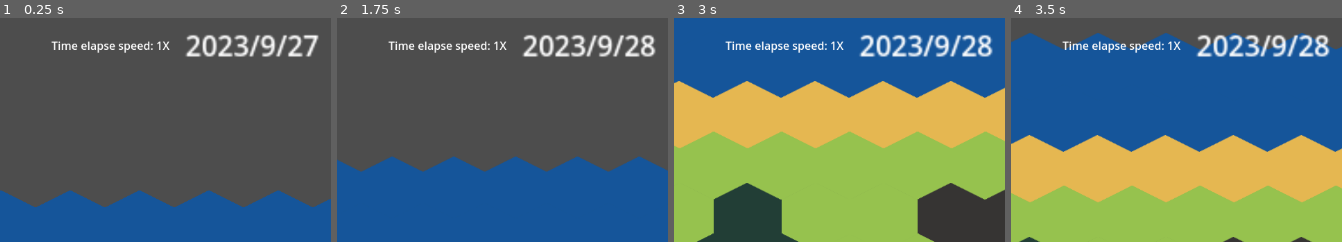
Above: before the commit, frames 1-4 (left to right).
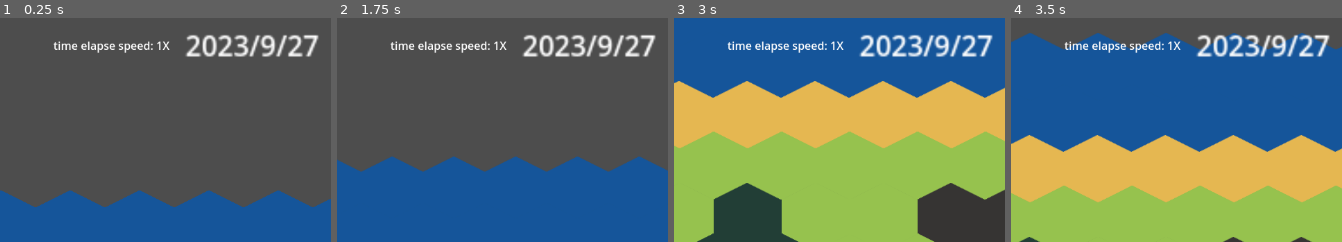
Above: after the commit, the same moments.

Repository: Z-Puyu/project-archaetech
Game: Godot game, scene res://common/world.tscn
Two runs of this game, one before a commit and one after it. Both use one fixed random seed, a clock stepped at 60 frames per second and the inputs below. Before the commit the project has no main scene; this scene is started directly in both runs.
Inputs (mouse positions are % of the whole screen's width and height, from its top left):
- Up to frame 1 (0.25 s): no input
- Up to frame 2 (1.75 s): tap Enter at 0.5 s; move the mouse to (66, 45) at 0.52 s; hold Right (ui_right) 0.53-1.28 s; hold Left (ui_arrow_key) 0.53-1.28 s; click (66, 45) at 0.67 s; tap Space (ui_select) at 0.77, 1.07, 1.25, 1.52 s; tap Mouse wheel down (wheel_down) at 0.8, 1.35 s; move the mouse to (16, 55) at 1.27 s; hold Down (ui_down) from 1.28 s (still down); click (16, 55) at 1.42 s; tap Mouse wheel up (wheel_up) at 1.55 s
- Up to frame 3 (3 s): tap Space (ui_select) at 1.82 s; move the mouse to (52, 28) at 2.02 s; release Down (ui_down) at 2.03 s; hold Right (ui_right) 2.03-2.78 s; hold Mouse wheel up (wheel_up) 2.03-2.78 s; click (52, 28) at 2.17 s; tap Shift at 2.3, 2.85 s; move the mouse to (34, 70) at 2.77 s; hold Up (ui_up) from 2.78 s (still down); click (34, 70) at 2.92 s
- Up to frame 4 (3.5 s): keep holding Up (ui_up); tap Space (ui_select) at 3.02, 3.05, 3.32 s
The pictures show only the part of the screen within x 50-100%, y 0-50%; the shares and areas given below are measured in that part.

The runs differ from the first frame. In frame 1, less than 0.1% of the frame differs, in the area x 15-40%, y 10-16%; in frame 2, 0.4%; in frame 3, 0.4%, in the area x 15-97%, y 7-18%; in frame 4, 0.4%.
Error before the commit: Invalid assignment of property or key 'msg' with value of type 'String' on a base object of type 'Label'. (res://scripts/map/Map.gd:38)
Error after the commit: Invalid assignment of property or key 't_speed' with value of type 'int' on a base object of type 'null instance'. (res://common/WorldTimer.gd:20)

Commit message:
Revamp folder struture

Diff:
--- /dev/null
+++ b/common/MainCamera.gd
@@ -0,0 +1,48 @@
+extends Camera2D
+
+@export var speed: float = 500.0;
+@export var zoom_speed: float = 10.0;
+@export var zoom_margin: float = 0.1;
+@export var zoom_min: float = 0.25;
+@export var zoom_max: float = 3.0;
+var v_x: float = 0.0;
+var v_y: float = 0.0;
+var cursor_pos: Vector2 = Vector2();
+var zoom_factor: float = 1.0;
+
+func _ready():
+	pass
+
+func _process(delta: float):
+	var input_x: int = 0;
+	var input_y: int = 0;
+
+	if not Input.is_key_pressed(KEY_SHIFT) and Input.is_action_pressed("ui_arrow_key"):
+		input_x = int(Input.is_action_pressed("ui_right")) - \
+				  int(Input.is_action_pressed("ui_left"));
+		input_y = int(Input.is_action_pressed("ui_down")) - \
+				  int(Input.is_action_pressed("ui_up"));
+	else:
+		var x_diff: int = (self.cursor_pos.x - self.position.x) as int;
+		var y_diff: int = (self.cursor_pos.y - self.position.y) as int;
+		input_x = (int(x_diff > 300) - int(x_diff < -300)) * (absf(x_diff) / 300.0);
+		input_y = (int(y_diff > 200) - int(y_diff < -200)) * (absf(y_diff) / 300.0);
+
+	self.v_x = lerp(self.v_x, input_x * self.speed, 0.025);
+	self.v_y = lerp(self.v_y, input_y * self.speed, 0.025);
+	self.position.x += self.v_x * delta;
+	self.position.y += self.v_y * delta;
+
+func _input(event: InputEvent):
+	if event is InputEventMouseButton:
+		if event.is_action_pressed("wheel_up"):
+			self.zoom.x *= (1 + 0.01 * self.zoom_speed);
+			self.zoom.y *= (1 + 0.01 * self.zoom_speed);
+		elif event.is_action_pressed("wheel_down"):
+			self.zoom.x *= (1 - 0.01 * self.zoom_speed);
+			self.zoom.y *= (1 - 0.01 * self.zoom_speed);
+		self.zoom.x = clamp(self.zoom.x, self.zoom_min, self.zoom_max);
+		self.zoom.y = clamp(self.zoom.y, self.zoom_min, self.zoom_max);
+
+	if event is InputEventMouseMotion:
+		self.cursor_pos = self.get_global_mouse_position();
--- /dev/null
+++ b/common/Map.gd
@@ -0,0 +1,38 @@
+extends TileMap
+
+const MAIN_LAYER: int = 0;
+const MAIN_ATLAS: int = 0;
+enum TILE_TYPE {PLAIN, OCEAN, FOREST, DESERT, MOUNTAIN};
+
+@onready var debugger: Label = $"../UILayer/ForDebug";
+
+# Called when the node enters the scene tree for the first time.
+func _ready():
+	pass # Replace with function body.
+
+# Called every frame. 'delta' is the elapsed time since the previous frame.
+func _process(delta):
+	pass
+
+func _input(event: InputEvent):
+	if event is InputEventMouse:
+		if event.is_pressed() and event.button_index == MOUSE_BUTTON_LEFT:
+			var global_cursor_pos: Vector2 = self.make_input_local(event).position;
+			var local_selection: Vector2 = self.local_to_map(global_cursor_pos);
+			var atlas_coords: Vector2i = self.get_cell_atlas_coords(MAIN_LAYER, local_selection);
+			var tile_type: int = atlas_coords[0];
+			var f_str: String = "{pos} is ".format({"pos": local_selection});
+			match tile_type:
+				TILE_TYPE.PLAIN:
+					f_str += "a plain.";
+				TILE_TYPE.OCEAN:
+					f_str += "an ocean.";
+				TILE_TYPE.FOREST:
+					f_str += "a forest.";
+				TILE_TYPE.DESERT:
+					f_str += "a desert.";
+				TILE_TYPE.MOUNTAIN:
+					f_str += "a mountain.";
+				_:
+					f_str += "a plain.";
+			print(f_str);
--- /dev/null
+++ b/common/World.gd
@@ -0,0 +1,18 @@
+extends Node2D
+
+@onready var map: TileMap = $Map;
+@onready var calender: Label = $UILayer/Calendar;
+# Called when the node enters the scene tree for the first time.
+func _ready():
+	pass # Replace with function body.
+
+
+# Called every frame. 'delta' is the elapsed time since the previous frame.
+func _process(delta):
+	pass
+
+func next_turn() -> void:
+	pass
+
+func _on_world_timer_timeout() -> void:
+	self.next_turn();
--- /dev/null
+++ b/common/WorldTimer.gd
@@ -0,0 +1,32 @@
+extends Timer
+
+var config: Dictionary = {};
+var speed_level: int = 1;
+@onready var debugger: Label = $"../UILayer/ForDebug";
+
+func _ready() -> void:
+	var config = FileAccess.open("res://assets/game-data/GlobalTimerConfig.json", FileAccess.READ);
+	self.config = JSON.parse_string(config.get_as_text());
+	self.speed_level = 1;
+	self.start(self.config["time_elapse_1"]["value"]);
+
+func _process(delta):
+	pass
+
+func _input(event) -> void:
+	if event is InputEventKey:
+		if Input.is_action_just_pressed("ui_select"):
+			self.paused = not self.paused;
+			debugger.t_speed = 0 if self.paused else self.speed_level;
+			print("Paused" if self.paused else "Un-paused");
+		if Input.is_key_pressed(KEY_SHIFT):
+			if Input.is_action_pressed("ui_up"):
+				self.speed_level = clamp(speed_level + 1, 1, 5);
+				self.wait_time = self.config[str("time_elapse_", self.speed_level)]["value"];
+				debugger.t_speed = self.speed_level;
+				print("Speed up to %s" % self.wait_time);
+			if Input.is_action_pressed("ui_down"):
+				self.speed_level = clamp(speed_level - 1, 1, 5);
+				self.wait_time = self.config[str("time_elapse_", self.speed_level)]["value"];
+				debugger.t_speed = self.speed_level;
+				print("Speed down");
--- /dev/null
+++ b/common/resources/InventoryManager.gd
@@ -0,0 +1,11 @@
+extends Node
+
+class_name InventoryManager
+
+@export var resources: Dictionary = {}
+
+func add(type: Resource, qty: float):
+	if self.resources.has(type):
+		self.resources[type] += qty
+	else:
+		self.resources[type] = qty
--- /dev/null
+++ b/common/resources/InventoryManager.tscn
@@ -0,0 +1,6 @@
+[gd_scene load_steps=2 format=3 uid="uid://bvan6cwfekfwv"]
+
+[ext_resource type="Script" path="res://common/resources/InventoryManager.gd" id="1_q044r"]
+
+[node name="InventoryManager" type="Node"]
+script = ExtResource("1_q044r")
--- a/common/world.tscn
+++ b/common/world.tscn
@@ -1,13 +1,11 @@
-[gd_scene load_steps=11 format=3 uid="uid://dgyp3l4utsj7s"]
+[gd_scene load_steps=9 format=3 uid="uid://dgyp3l4utsj7s"]
 
-[ext_resource type="Script" path="res://scripts/map/Map.gd" id="1_3x27s"]
+[ext_resource type="Script" path="res://common/Map.gd" id="1_3x27s"]
 [ext_resource type="Texture2D" uid="uid://csdm1hirudqb4" path="res://gfx/map-objects/tiles.png" id="1_8u1nl"]
-[ext_resource type="Script" path="res://scripts/common/World.gd" id="1_ihkiw"]
-[ext_resource type="Script" path="res://scripts/map/MainCamera.gd" id="3_iewd5"]
-[ext_resource type="Script" path="res://scripts/common/UI.gd" id="5_8m631"]
-[ext_resource type="Script" path="res://scripts/common/Calendar.gd" id="6_d6dak"]
-[ext_resource type="Script" path="res://scripts/common/WorldTimer.gd" id="7_1xsnr"]
-[ext_resource type="Script" path="res://scenes/ForDebug.gd" id="8_4itjd"]
+[ext_resource type="Script" path="res://common/World.gd" id="1_ihkiw"]
+[ext_resource type="Script" path="res://common/MainCamera.gd" id="3_iewd5"]
+[ext_resource type="PackedScene" uid="uid://dwmspwwtu1d2d" path="res://interface/InGameUI.tscn" id="6_8lgig"]
+[ext_resource type="Script" path="res://common/WorldTimer.gd" id="7_1xsnr"]
 
 [sub_resource type="TileSetAtlasSource" id="TileSetAtlasSource_u45k1"]
 texture = ExtResource("1_8u1nl")
@@ -40,32 +38,6 @@
 [node name="WorldTimer" type="Timer" parent="."]
 script = ExtResource("7_1xsnr")
 
-[node name="UILayer" type="CanvasLayer" parent="."]
-script = ExtResource("5_8m631")
-
-[node name="Calendar" type="Label" parent="UILayer"]
-anchors_preset = 1
-anchor_left = 1.0
-anchor_right = 1.0
-offset_left = -210.0
-offset_top = 10.0
-offset_right = -133.0
-offset_bottom = 36.0
-grow_horizontal = 0
-scale = Vector2(2.52, 2.52)
-text = "2023/9/27"
-script = ExtResource("6_d6dak")
-
-[node name="ForDebug" type="Label" parent="UILayer"]
-anchors_preset = 1
-anchor_left = 1.0
-anchor_right = 1.0
-offset_left = -403.0
-offset_top = 28.0
-offset_right = -232.0
-offset_bottom = 54.0
-grow_horizontal = 0
-text = "Time elapse speed: 1X"
-script = ExtResource("8_4itjd")
+[node name="InGameUI" parent="." instance=ExtResource("6_8lgig")]
 
 [connection signal="timeout" from="WorldTimer" to="." method="_on_world_timer_timeout"]
--- /dev/null
+++ b/interface/Calendar.gd
@@ -0,0 +1,19 @@
+extends Label
+
+var curr_time: Dictionary = {
+	"year": 2023,
+	"month": 9,
+	"day": 27
+};
+
+func next_day():
+	if curr_time.day < 30:
+		curr_time.day += 1;
+	else:
+		curr_time.day = 1;
+		if curr_time.month < 12:
+			curr_time.month += 1;
+		else:
+			curr_time.month = 1;
+			curr_time.year += 1;
+	self.text = str(curr_time.year, "/", curr_time.month, "/", curr_time.day);
--- /dev/null
+++ b/interface/InGameUI.tscn
@@ -0,0 +1,42 @@
+[gd_scene load_steps=4 format=3 uid="uid://dwmspwwtu1d2d"]
+
+[ext_resource type="Script" path="res://interface/UI.gd" id="1_lp3ec"]
+[ext_resource type="Script" path="res://interface/Calendar.gd" id="2_gkfkx"]
+[ext_resource type="Script" path="res://interface/ForDebug.gd" id="3_dqsj8"]
+
+[node name="InGameUI" type="Control"]
+layout_mode = 3
+anchors_preset = 15
+anchor_right = 1.0
+anchor_bottom = 1.0
+grow_horizontal = 2
+grow_vertical = 2
+
+[node name="UILayer" type="CanvasLayer" parent="."]
+script = ExtResource("1_lp3ec")
+
+[node name="Calendar" type="Label" parent="UILayer"]
+anchors_preset = 1
+anchor_left = 1.0
+anchor_right = 1.0
+offset_left = -210.0
+offset_top = 10.0
+offset_right = -133.0
+offset_bottom = 36.0
+grow_horizontal = 0
+scale = Vector2(2.52, 2.52)
+text = "2023/9/27"
+script = ExtResource("2_gkfkx")
+metadata/_edit_use_anchors_ = true
+
+[node name="ForDebug" type="Label" parent="UILayer"]
+anchors_preset = 1
+anchor_left = 1.0
+anchor_right = 1.0
+offset_left = -403.0
+offset_top = 28.0
+offset_right = -232.0
+offset_bottom = 54.0
+grow_horizontal = 0
+text = "Time elapse speed: 1X"
+script = ExtResource("3_dqsj8")
--- /dev/null
+++ b/interface/UI.gd
@@ -0,0 +1,6 @@
+extends CanvasLayer
+
+@onready var calendar: Label = $Calendar;
+
+func next_turn():
+	self.calendar.next_day();
--- a/project.godot
+++ b/project.godot
@@ -11,7 +11,7 @@
 [application]
 
 config/name="Project-Archaetech"
-run/main_scene="res://scenes/world.tscn"
+run/main_scene="res://common/world.tscn"
 config/features=PackedStringArray("4.1", "Forward Plus")
 config/icon="res://icon.svg"
 
Renamed: common/ForDebug.gd -> interface/ForDebug.gd
